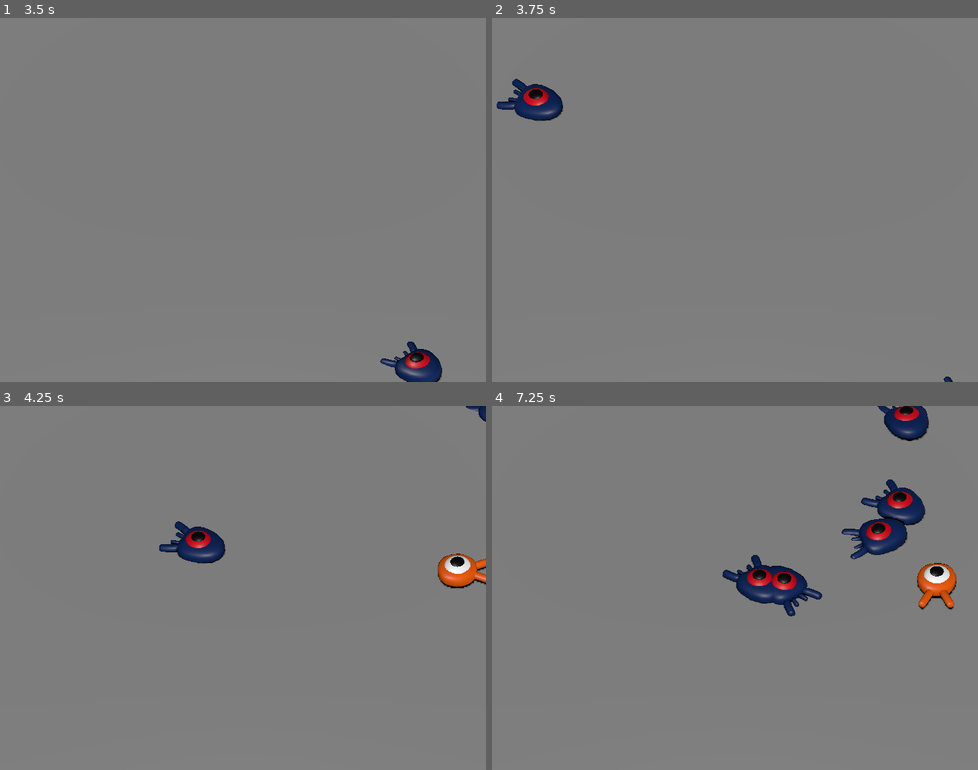
Above: before the commit, frames 1-4 (two rows, left to right).
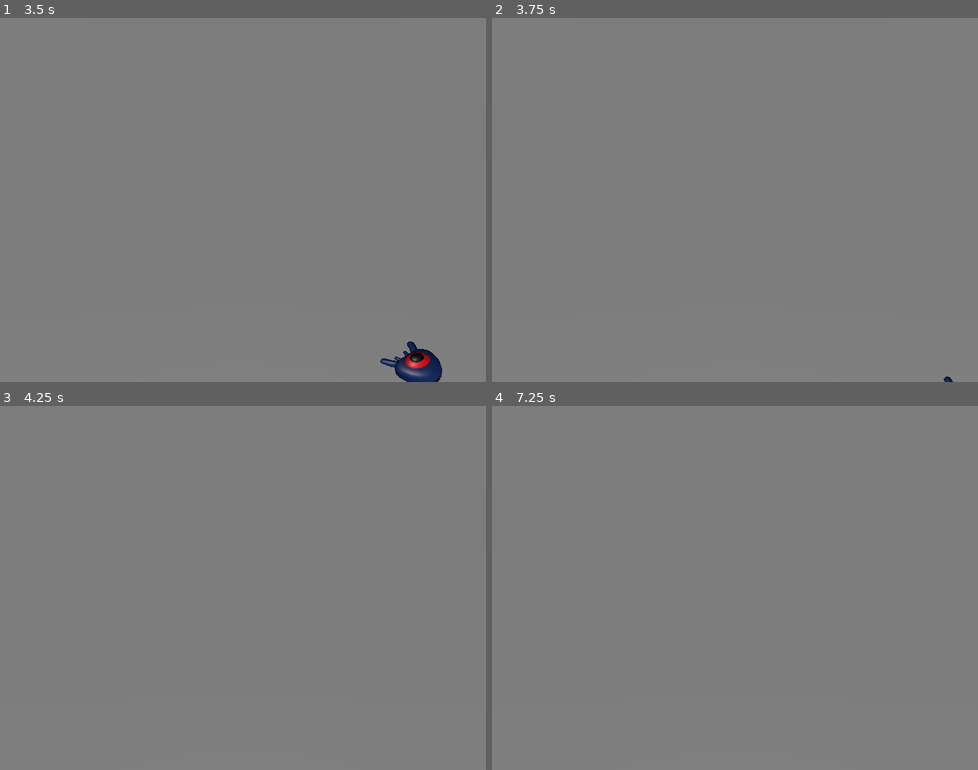
Above: after the commit, the same moments.

Repository: jcarnaxide/squash-the-creeps
Game: Godot game, scene res://src/Main.tscn
Same seed, same stepped clock (60 frames per second), same inputs: the game is played once before the commit and once after it.
Inputs:
- Up to frame 1 (3.5 s): tap Enter at 0.5 s; hold Right (move_right) 0.53-1.28 s; tap Space (jump) at 0.77, 1.52, 3.02 s; hold Down (move_back) 1.28-2.03 s; hold Right (move_right) 2.03-2.78 s; hold Up (move_forward) from 2.78 s (still down)
- Up to frame 2 (3.75 s): release Up (move_forward) at 3.53 s; hold Left (move_left) from 3.53 s (still down)
- Up to frame 3 (4.25 s): keep holding Left (move_left); tap Space (jump) at 3.77 s
- Up to frame 4 (7.25 s): tap Space (jump) at 4.52, 6.02, 6.77 s; release Left (move_left) at 5.03 s; hold Down (move_back) 5.03-5.78 s; hold Right (move_right) 5.78-6.53 s; hold Up (move_forward) from 6.53 s (still down)

Frame 1 is identical in both runs. In frame 2, 1.0% of the frame differs, in the area x 0-15%, y 16-29%; in frame 3, 1.8%; in frame 4, 4.9%, in the area x 47-96%, y 0-58%.
Error after the commit: Invalid access to property or key 'position' on a base object of type 'null instance'. (res://src/Main.gd:16)

Commit message:
trying to setup player die physics, need to refine the collision shapes

Diff:
--- a/src/Mob.tscn
+++ b/src/Mob.tscn
@@ -4,7 +4,7 @@
 [ext_resource type="Script" path="res://src/Mob.gd" id="1_yiudh"]
 
 [sub_resource type="BoxShape3D" id="BoxShape3D_316bb"]
-size = Vector3(1.48046, 0.8, 1.72571)
+size = Vector3(1.93854, 0.8, 2.36831)
 
 [node name="Mob" type="CharacterBody3D" groups=["mob"]]
 collision_layer = 2
--- a/src/Player.gd
+++ b/src/Player.gd
@@ -1,8 +1,9 @@
 extends CharacterBody3D
+
+signal hit
 
 # How fast the player moves in meters per second.
 @export var speed = 14
-
 # The downward acceleration when in the air, in meters per second squared.
 @export var fall_acceleration = 75
 # Vertical impulse applied to the character upon jumping in meters per second.
@@ -64,3 +65,13 @@
 				# If so, we squash it and bounce.
 				mob.squash()
 				target_velocity.y = bounce_impulse
+
+
+# And this function at the bottom.
+func die():
+	hit.emit()
+	queue_free()
+
+
+func _on_mob_detector_body_entered(body):
+	die()
--- a/src/Player.tscn
+++ b/src/Player.tscn
@@ -1,10 +1,14 @@
-[gd_scene load_steps=4 format=3 uid="uid://d16j4202h0404"]
+[gd_scene load_steps=5 format=3 uid="uid://d16j4202h0404"]
 
 [ext_resource type="PackedScene" uid="uid://dk26ws2bynkep" path="res://art/player.glb" id="1_csim1"]
 [ext_resource type="Script" path="res://src/Player.gd" id="1_wtqxe"]
 
 [sub_resource type="SphereShape3D" id="SphereShape3D_u3vin"]
 radius = 0.85
+
+[sub_resource type="CylinderShape3D" id="CylinderShape3D_08bcv"]
+height = 0.326644
+radius = 1.2658
 
 [node name="Player" type="CharacterBody3D"]
 collision_mask = 6
@@ -15,5 +19,15 @@
 [node name="Character" parent="Pivot" instance=ExtResource("1_csim1")]
 
 [node name="CollisionShape3D" type="CollisionShape3D" parent="."]
-visible = false
 shape = SubResource("SphereShape3D_u3vin")
+
+[node name="MobDetector" type="Area3D" parent="."]
+collision_layer = 0
+collision_mask = 2
+monitorable = false
+
+[node name="CollisionShape3D" type="CollisionShape3D" parent="MobDetector"]
+transform = Transform3D(1, 0, 0, 0, 1, 0, 0, 0, 1, 0, 0.332159, 0)
+shape = SubResource("CylinderShape3D_08bcv")
+
+[connection signal="body_entered" from="MobDetector" to="." method="_on_mob_detector_body_entered"]
